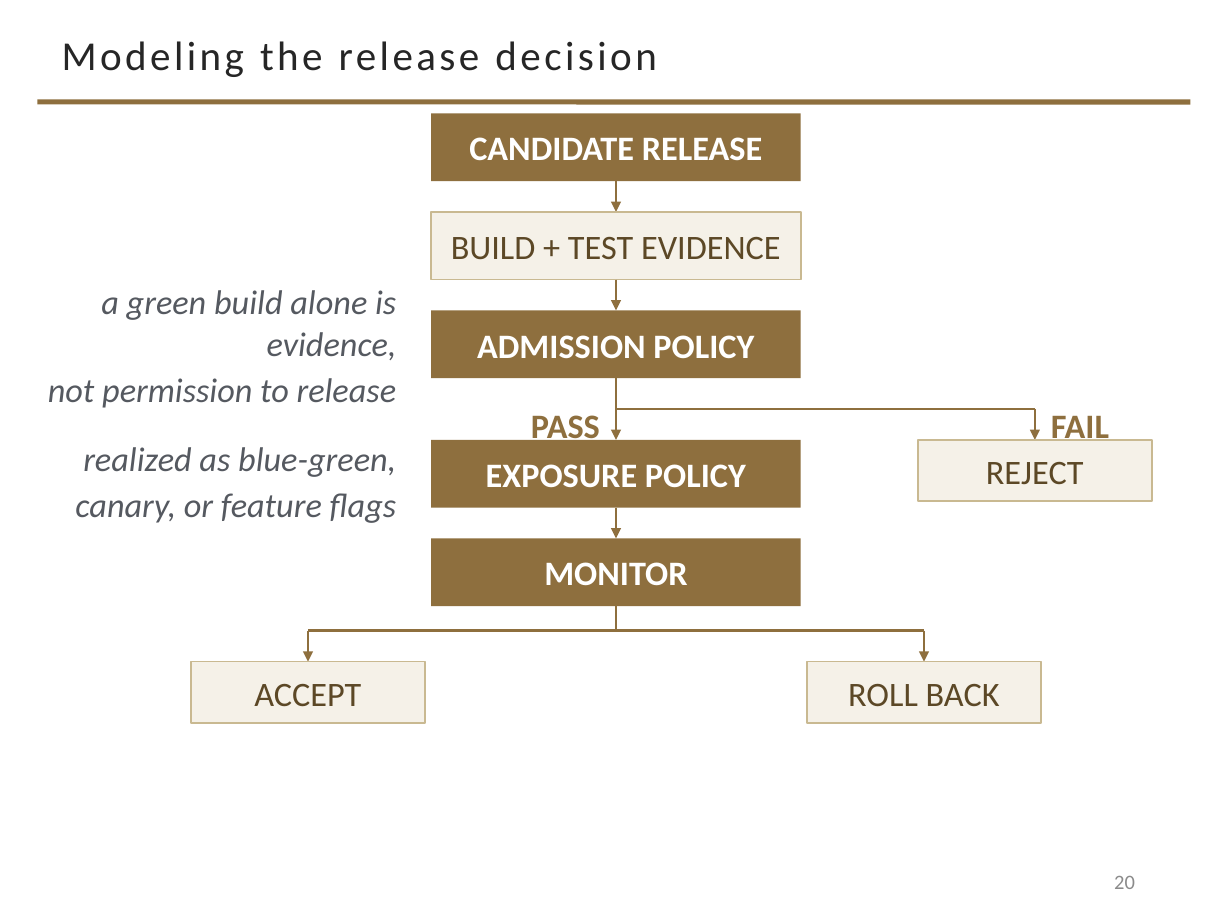
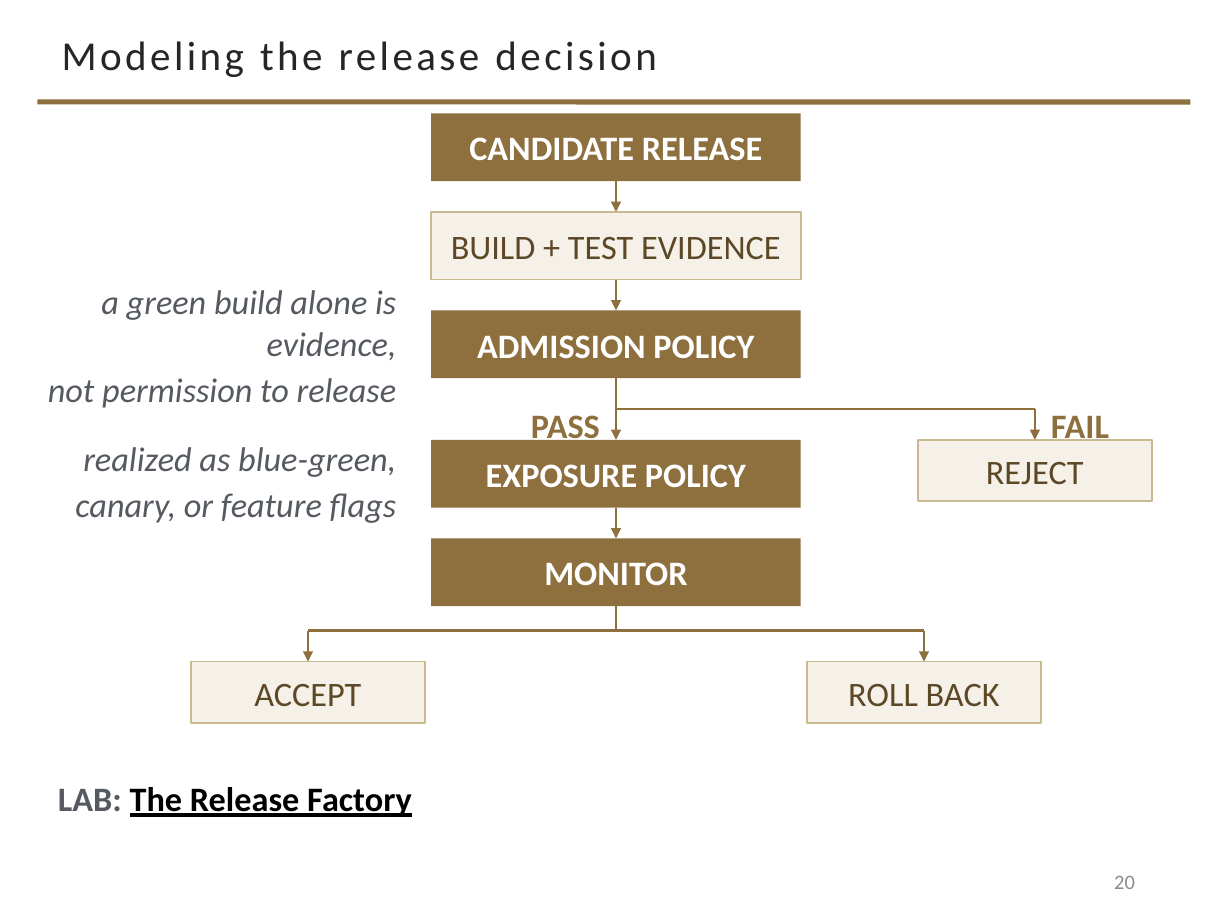
Before and after one commit to davisjam/model-based-agentic-software-engineering, a slide deck: slide 20 of course/lectures/act-3-software-in-the-world/01-compute-environments-and-deployment/3-1-Compute-Environments-and-Deployment.pptx. Drawn at 1232x924 pixels with LibreOffice and Linux fonts; fonts in the diff are those of the drawing; background and template pictures are left out. Boxes give left, top, right and bottom in pixels: in the first picture for what was removed or moved away, otherwise in the second. Text is boxed around its words. In the diff, an @@ line names an element or a change of style, - is before the commit and + after.

```diff
--- a/course/lectures/act-3-software-in-the-world/01-compute-environments-and-deployment/3-1-Compute-Environments-and-Deployment.pptx
+++ b/course/lectures/act-3-software-in-the-world/01-compute-environments-and-deployment/3-1-Compute-Environments-and-Deployment.pptx
@@ text added at <box>58,787,412,817</box>, 20 pt, text #000000, bold, underline @@
+LAB: The Release Factory
```
